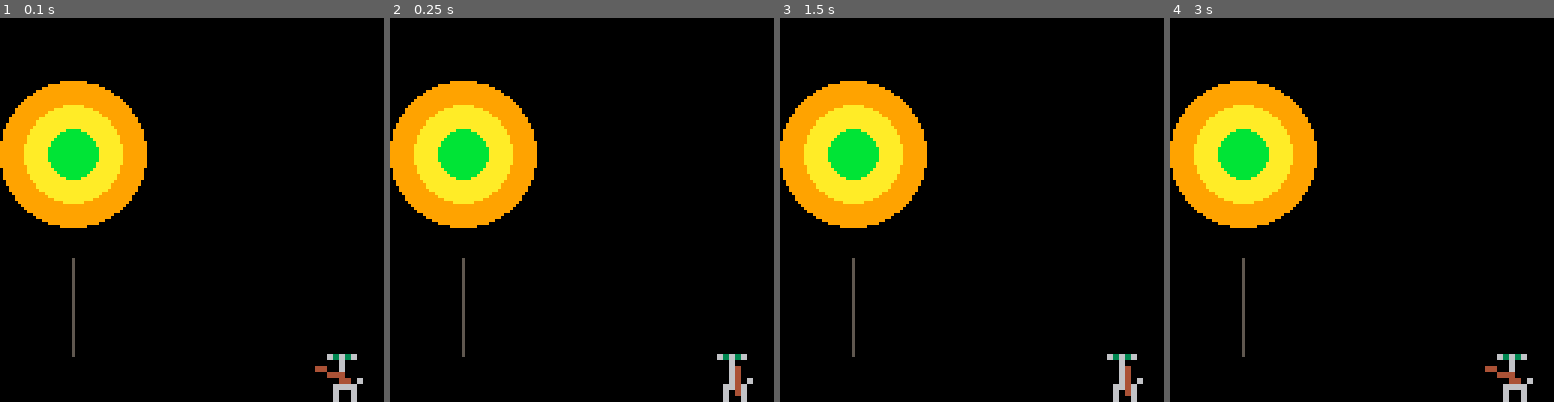
Above: before the commit, frames 1-4 (left to right).
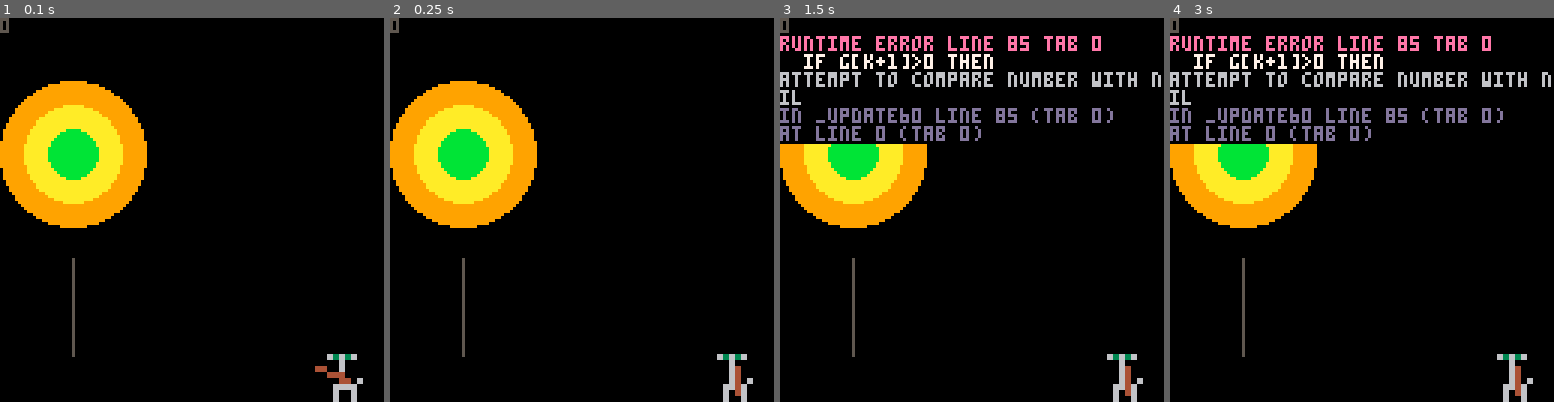
Above: after the commit, the same moments.

Repository: fpiesik/my_pico8-carts
Game: PICO-8 cartridge music/beatball.p8
The game is run twice, just before and just after one commit, with the same random seed, the same clock (stepped at 60 frames per second) and the same inputs.
Inputs:
- Up to frame 1 (0.1 s): no input
- Up to frame 2 (0.25 s): no input
- Up to frame 3 (1.5 s): tap X (X key) at 0.33, 1.07 s; tap O (Z key) at 0.7 s
- Up to frame 4 (3 s): tap O (Z key) every 0.4 s from 1.7 to 2.9 s; tap X (X key) at 1.85, 2.97 s

The runs differ from the first frame. In frame 1, less than 0.1% of the frame differs, in the area x 0-3%, y 0-4%; in frame 2, less than 0.1%; in frame 3, 9.6%; in frame 4, 9.9%, in the area x 0-100%, y 0-99%.
Error after the commit: runtime error line 85 tab 0; if g[k+1]>0 then; attempt to compare number with nil

Commit message:
Update beatball.p8

Diff:
--- a/music/beatball.p8
+++ b/music/beatball.p8
@@ -1,23 +1,27 @@
 pico-8 cartridge // http://www.pico-8.com
 version 43
 __lua__
+
 --game settings
-s=30 --speed
+spd=30 --speed
 g={0,0,24,0,0,0,24,0}--beat-pattern
 pl={12,0,14,14,16,16,17,19} --playback
 lt=2    -- vorlauf in beats
 pw=0.05 -- praezisionsfenster
+rs=8-- anzahl baelle?
 
 --bild
-bx=64   -- startposition x
-by=128  -- startposition y
-b0=64   -- y-amplitude
-a=40    -- flugbahn-breite
+bll_x=64   -- startposition x
+bll_y=128  -- startposition y
+bll_h=64   -- y-amplitude
+bll_w=40    -- flugbahn-breite
 
 --globals
-ti=s/120.4918 -- zeitdauer eines beats in sekunden
+ti=spd/120.4918 -- zeitdauer eines beats in sekunden
 ld={}-- liste der letzten timing-abweichungen ("late/delays")
 md=32-- maximale laenge von ld (max. gespeicherte treffer)
+f=0-- spielstatus (0 = aktiv, 1 = beendet)
+r=0-- zaehler fuer tastendruecke
 
 ds=ti -- skalierungsfaktor fuer anzeige (delta-skala)
 sc=0 -- score
@@ -33,29 +37,17 @@
 
 --sounds
 chg = 2 -- goal channel
-chp = 3 -- player channel
-
-ps={2,3,4,5}--sfx trefferklaenge [prれさzise, good, mittel, falsch]
-cs=7-- sfx aktuellen beat-preset
-gs=6-- sfx hintergrund-gong (globaler sound)
-bs=1-- sfx spielstart-/ende-sound
-
-f=0-- spielstatus (0 = aktiv, 1 = beendet)
-rs=8-- anzahl baelle?
-r=0-- zaehler fuer tastendruecke
---c={0,0,0,0}  -- leeres rhythmusmuster (unbenutzt)
-
+chp = 3 -- hit channel
+ps={10,11,12,13}--sfx trefferklaenge [prれさzise, good, mittel, falsch]
+gs=15-- sfx hintergrund-gong (globaler sound)
 
 function _init()
-	for i=9,30 do
-		set_s(i,s)
+	for i=20,50 do
+		set_s(i,spd)
 	end
 	mk_bt(g,gs)
-	--mk_bt(c,cs)
-	--mk_bt(pl,bs)
-	sfx(gs,chg)
-	music(0)
-	--sfx(cs,3)
+	sfx(gs,chg) --play goal
+	--music(0)
 	--sfx(bs,2)
 	set_n(ps[1],0,mk_n(36,1,7,1))
 	set_n(ps[2],0,mk_n(36,1,7,3))
@@ -73,7 +65,11 @@
 
 function _update60()
  t0=t()
- if f==0 then k=stat(50+chg)end
+
+ if f==0 then
+ 	k=stat(50+chg)
+ end
+
  if k!=lk then
   pt=ct
   --reset n fehlversuche groesser rs
@@ -85,27 +81,33 @@
   	sfx(0,3)
   end
 
-  if k==0 then r+=1 end
+  if k==0 then
+  	r+=1
+  end
+
   if g[k+1]>0 then
   	cb=1
   	ct=t0
   else
   	cb=0
   end
+
   if g[((k+1)%#g)+1]>0 then
   	nb=1
   	nt=t0+ti
   else
   	nb=0
   end
+
+
   tn=(k+lt)%#g
 
   --add ball
   if g[tn+1]>0 and r>1 then
    --mk_bt(c,cs)
-   --sfx(2)--sound ball startet
+   sfx(2)--sound ball startet
    add(bl,
-   {s='i',
+   {spd='i',
    st=t0,
    tt=lt*ti,
    th=0,
@@ -118,20 +120,20 @@
  end
  for i=#bl,1,-1 do
   b=bl[i]
-  if b.s=='i' then
+  if b.spd=='i' then
    p=(t0-b.st)/b.tt
    a0=0.5*(1-p)
-   b.x=bx+a*cos(a0)
-   b.y=by+b0*sin(a0)
+   b.x=bll_x+bll_w*cos(a0)
+   b.y=bll_y+bll_h*sin(a0)
    if p>=1.2 then
-    b.s='hm'
+    b.spd='hm'
     b.th=t0
    end
-  elseif b.s=='hm' then
+  elseif b.spd=='hm' then
    if t0-b.th>=ht then
    	deli(bl,i)
    end
-  elseif b.s=='hp'or b.s=='hg'or b.s=='hm' then
+  elseif b.spd=='hp'or b.spd=='hg'or b.spd=='hm' then
    if t0-b.th>=ht then
    	deli(bl,i)
    end
@@ -199,6 +201,7 @@
 
 function _draw()
  cls(0)
+ print(k)
  circfill(24,45,24,9)
  circfill(24,45,16,10)
  circfill(24,45,8,11)
@@ -235,10 +238,10 @@
 function upd_ball()
 	for i=#bl,1,-1 do
   b=bl[i]
-  if b.s=='i'and not b.h then
+  if b.spd=='i'and not b.h then
    bd=t0-(b.st+b.tt)
    if abs(bd)<=mw then
-   b.s=h
+   b.spd=h
    b.th=t0
    b.h=true
    b.d=d
@@ -250,9 +253,9 @@
 
 function drw_ball()
  for b in all(bl)do
-  if b.s=='i'then
+  if b.spd=='i'then
    circfill(b.x,b.y,4,8)
-  elseif b.s=='hp'or b.s=='hg' then
+  elseif b.spd=='hp'or b.spd=='hg' then
    p=(t0-b.th)/ht
    x=b.x-p*128*(b.d*2+1)
    y=b.y-p*128*(-b.d*2+1)
@@ -265,11 +268,11 @@
 --helpers
 
 function mk_bt(p,sn)
-	set_s(sn,s)
+	set_s(sn,spd)
 	set_l(sn,0,#p)
 	for i=1,#p do
 		if p[i]>0 then
-			set_n(sn,i-1,mk_n(p[i],1,7,0))
+			set_n(sn,i-1,mk_n(p[i],1,0,0))
 		end
 	end
 end
@@ -280,19 +283,19 @@
 end
 
 function set_n(sfx,t,n)
-	local a=0x3200+68*sfx+2*t
-	poke(a,n[1])
-	poke(a+1,n[2])
+	local bll_w=0x3200+68*sfx+2*t
+	poke(bll_w,n[1])
+	poke(bll_w+1,n[2])
 end
 
 function set_s(sfx,sp)
 	poke(0x3200+68*sfx+65,sp)
 end
 
-function set_l(sfx,s,e)
-	local a=0x3200+68*sfx
-	poke(a+66,s)
-	poke(a+67,e)
+function set_l(sfx,spd,e)
+	local bll_w=0x3200+68*sfx
+	poke(bll_w+66,spd)
+	poke(bll_w+67,e)
 end
 
 __gfx__
Not shown, changed: the music (__music__) section of music/beatball.p8
Not shown, changed: the sound effects (__sfx__) section of music/beatball.p8
